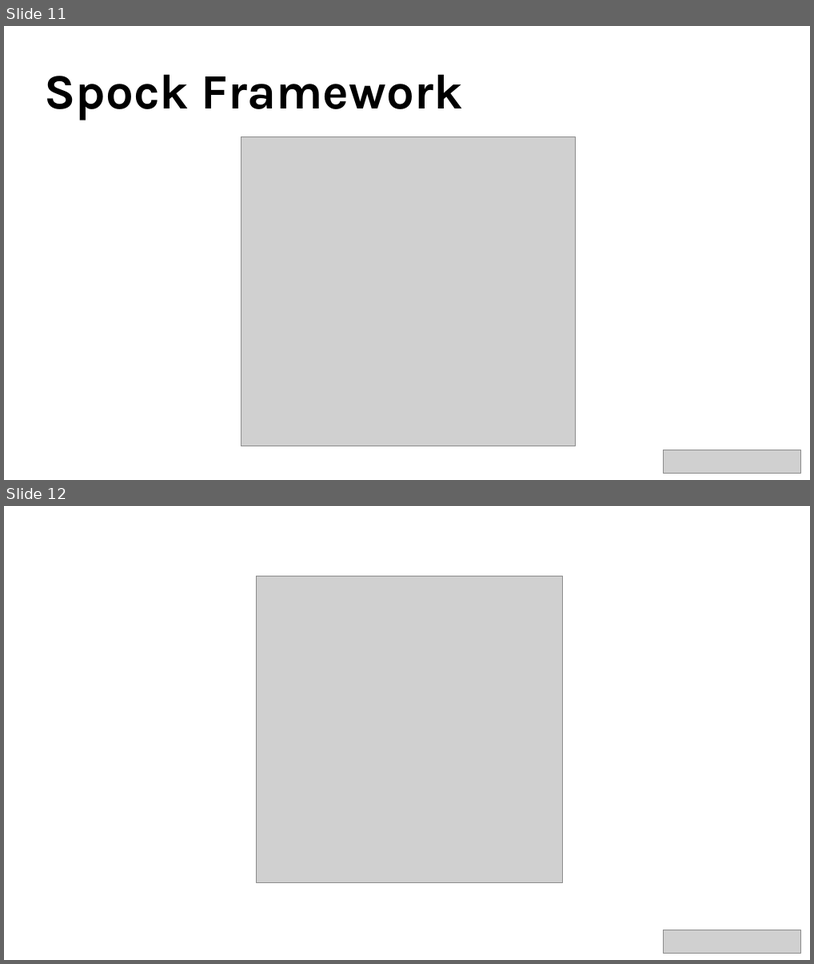
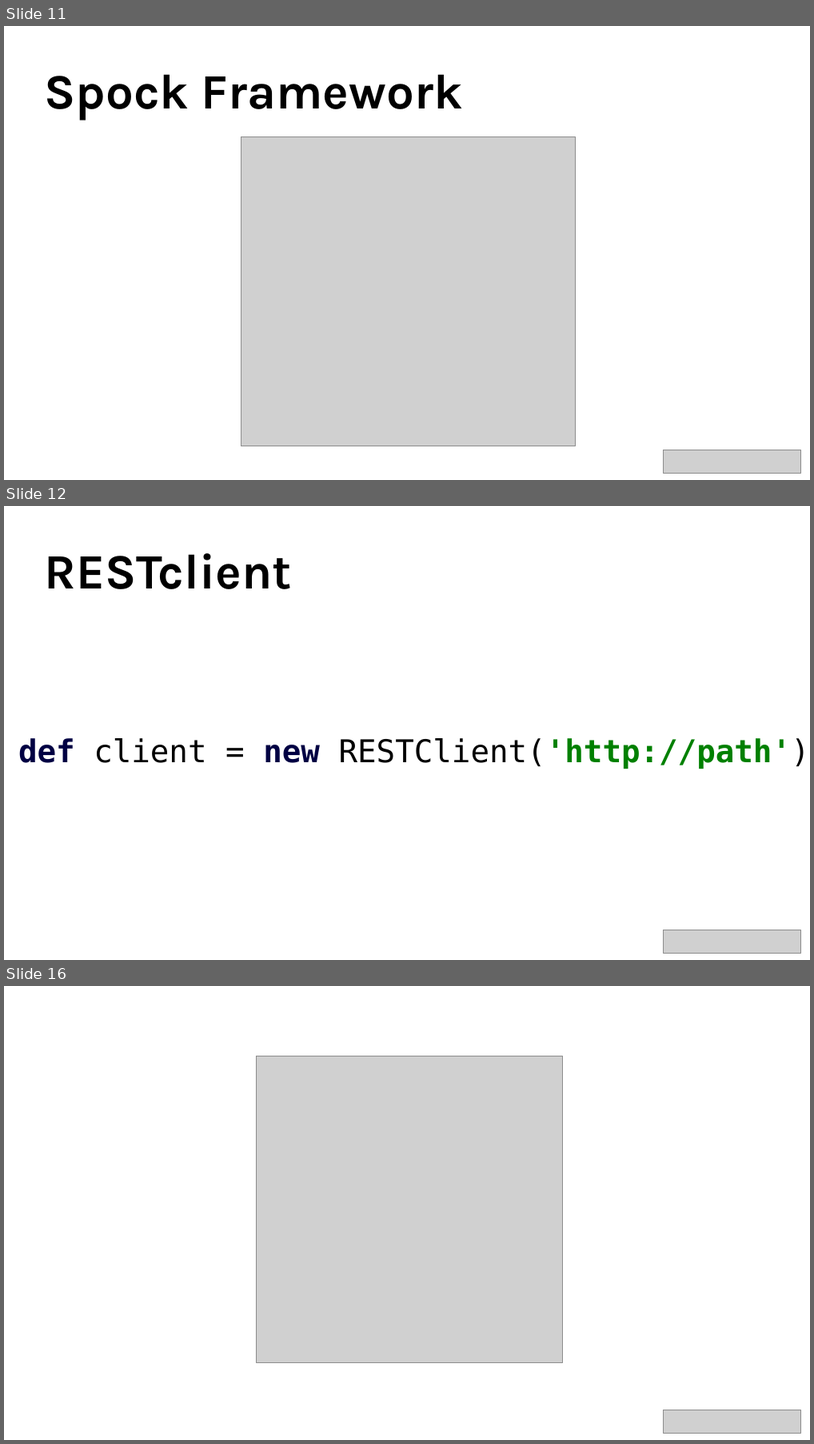
Before and after one commit to ysparrow/groovy-test-for-rest, a slide deck: FabulousTestsWithSpockAndGroovy.odp. Shown one above the other, each under a label of ours: slides 11 and 12 before the commit, slides 11, 12 and 16 after it; the slides between them are not shown. The pictures are 814x964 and 814x1444 pixels, drawn with LibreOffice and Linux fonts; fonts in the diff are those of the drawing; grey boxes stand for pictures. Boxes give left, top, right and bottom in pixels: in the first picture for what was removed or moved away, otherwise in the second. Text is boxed around its words. In the diff, an @@ line names an element or a change of style, - is before the commit and + after.

```diff
--- a/FabulousTestsWithSpockAndGroovy.odp
+++ b/FabulousTestsWithSpockAndGroovy.odp
@@ slide 12 added at bbox=[4, 506, 810, 960], background #FFFFFF @@
@@ title added at bbox=[44, 553, 291, 589], 44 pt, text #000000, bold @@
+RESTclient
@@ text added at bbox=[18, 738, 810, 768], 28 pt, text #000000, bold @@
+def client = new RESTClient('http://path')
@@ picture added at bbox=[664, 929, 801, 952] @@
@@ what was slide 12 is now slide 16 @@
```
Also in this commit, not shown: 2 slides changed, 6 other slides added, 2 slides removed, 8 other files.
